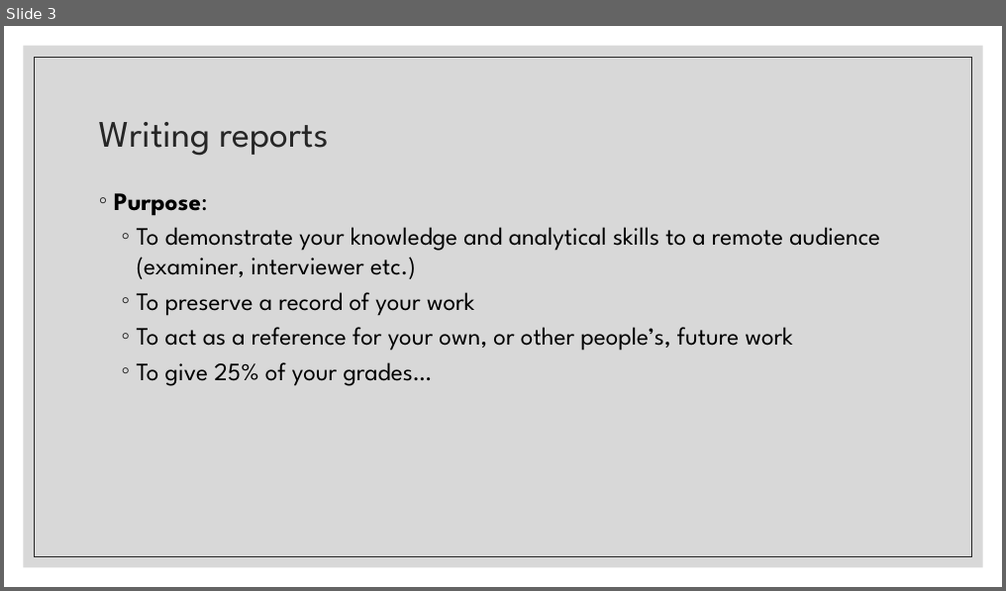
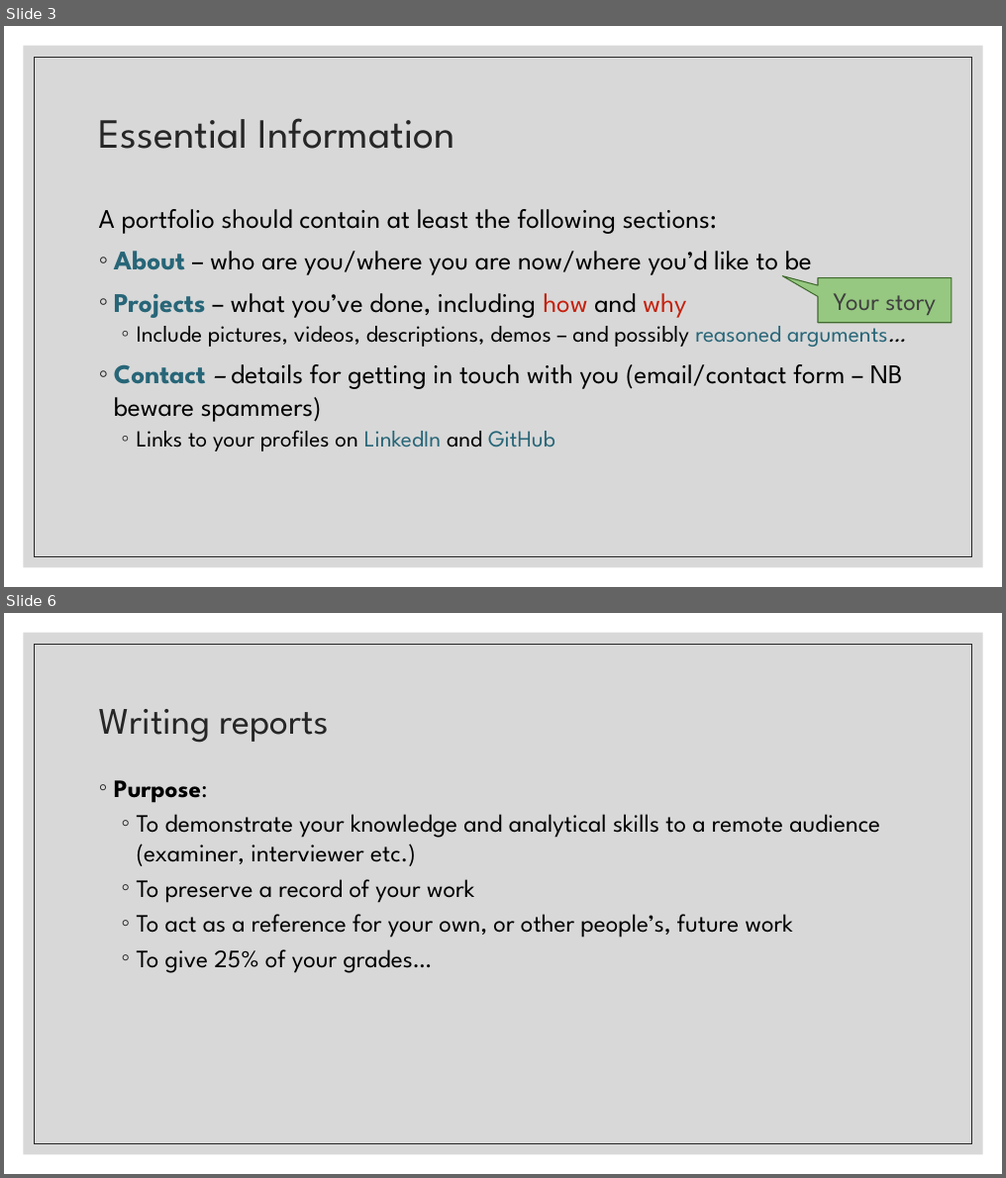
Before and after one commit to Falmouth-Games-Academy/COMP2x0-workshop-slides, a slide deck: COMP2x0-portfolio-workshop-07.pptx. Shown one above the other, each under a label of ours: slide 3 before the commit, slides 3 and 6 after it; the slides between them are not shown. The pictures are 1006x591 and 1006x1178 pixels, drawn with LibreOffice and Linux fonts; fonts in the diff are those of the drawing. Boxes give left, top, right and bottom in pixels: in the first picture for what was removed or moved away, otherwise in the second. Text is boxed around its words. In the diff, an @@ line names an element or a change of style, - is before the commit and + after.

```diff
--- a/COMP2x0-portfolio-workshop-07.pptx
+++ b/COMP2x0-portfolio-workshop-07.pptx
@@ slide 3 added at bbox=[4, 26, 1002, 587], background #FFFFFF; not listed: 2 template elements that a slide beside it also shows @@
@@ title added at bbox=[99, 118, 455, 149], 40 pt, text #262626 @@
+Essential Information
@@ text added at bbox=[99, 209, 903, 452], 25.9 pt, text #000000 @@
+A portfolio should contain at least the following sections:
+◦ About – who are you/where you are now/where you’d like to be
+◦ Projects – what you’ve done, including how and why
+  ◦ Include pictures, videos, descriptions, demos – and possibly reasoned arguments…
+◦ Contact – details for getting in touch with you (email/contact form – NB beware spammers)
+  ◦ Links to your profiles on LinkedIn and GitHub
@@ speech box added at bbox=[818, 278, 951, 323], fill #96C881, outline #406B2F 1 pt, 24 pt, text #404040 @@
+Your story
@@ what was slide 3 is now slide 6 @@
```
Also in this commit, not shown: 2 slides changed, 2 other slides added, 2 other files.
